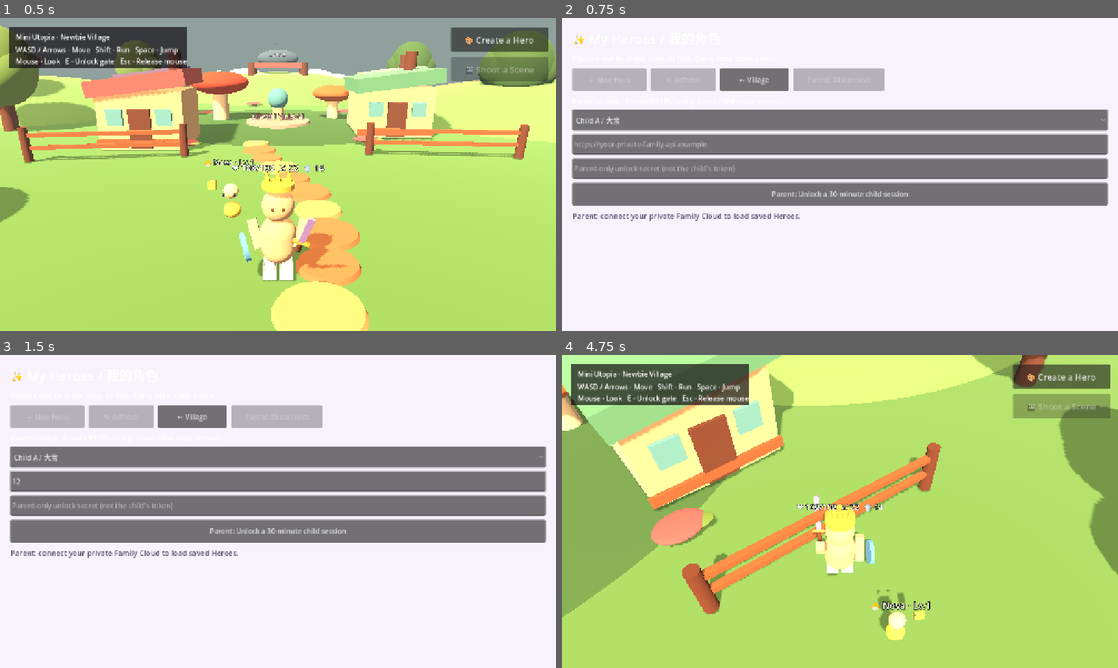
Above: before the commit, frames 1-4 (two rows, left to right).
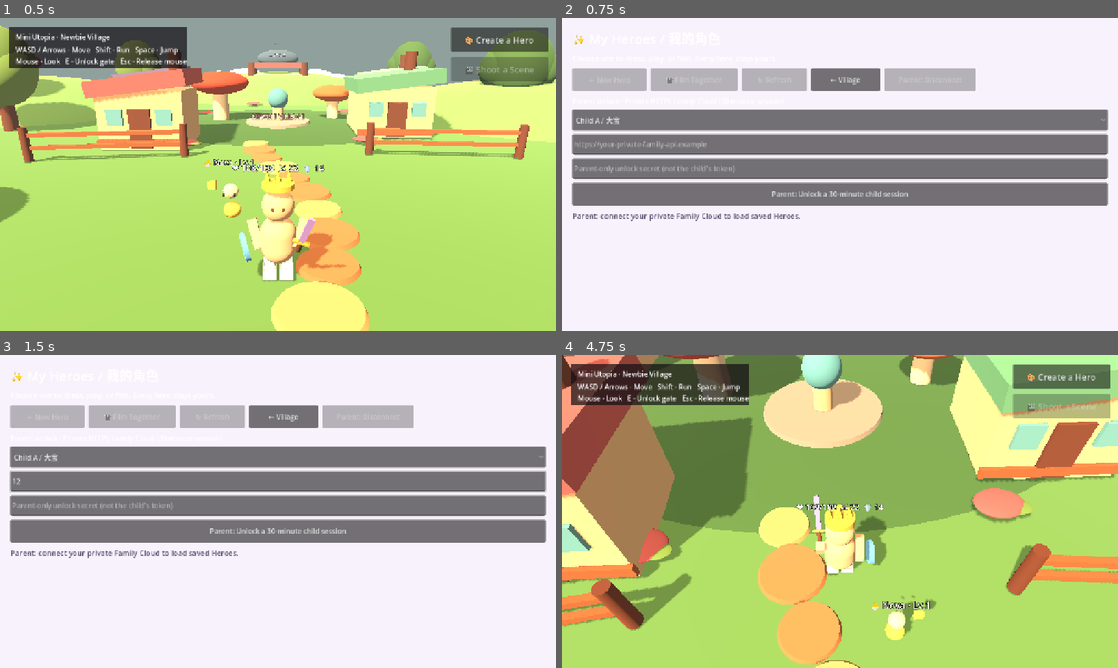
Above: after the commit, the same moments.

Repository: Mrlukahuang/mini-utopia-studio
Game: Godot game, scene res://scenes/main.tscn
The game is run twice, just before and just after one commit, with the same random seed, the same clock (stepped at 60 frames per second) and the same inputs.
Inputs (mouse positions are in pixels of both pictures, inside the frame that each line leads up to):
- Up to frame 1 (0.5 s): no input
- Up to frame 2 (0.75 s): click "🎨 Create a Hero" at 0.5 s
- Up to frame 3 (1.5 s): click (278, 480) at 1.27 s; type "12" at 1.35 s
- Up to frame 4 (4.75 s): click (840, 505) at 1.5 s; type "12" at 1.58 s; click "← Village" at 2 s; tap Enter at 2.75 s; move the mouse to (867, 511) at 2.77 s; hold Shift (run) 2.78-3.53 s; hold W (move_forward) from 2.78 s (still down); click (867, 511) at 2.92 s; tap Space (jump) at 3.02, 3.32, 3.77, 4.07 s; move the mouse to (812, 511) at 3.52 s; tap F (attack) at 3.6 s; click (812, 511) at 3.67 s; tap Shift (run) at 3.8 s; move the mouse to (851, 505) at 4.27 s; hold Shift (run) from 4.28 s (still down); tap E (interact) at 4.35 s; click (851, 505) at 4.42 s

Frame 1 is identical in both runs. In frame 2, 3.2% of the frame differs, in the area x 18-75%, y 16-24%; in frame 3, 3.2%; in frame 4, 63%, in the area x 0-100%, y 0-100%.

Commit message:
family: choose second actor through same-owner GET + equipment verification

Diff:
--- a/godot/scripts/family_hero_library.gd
+++ b/godot/scripts/family_hero_library.gd
@@ -18,6 +18,8 @@
 var new_button: Button
 var refresh_button: Button
 var logout_button: Button
+var shoot_button: Button
+var _pending_cast_character_id := ""
 
 
 func _ready() -> void:
@@ -95,6 +97,14 @@
     new_button.pressed.connect(_on_new_pressed)
     toolbar.add_child(new_button)
 
+    shoot_button = Button.new()
+    shoot_button.name = "ShootWithCastButton"
+    shoot_button.text = "🎬 Film Together"
+    shoot_button.custom_minimum_size = Vector2(200, 52)
+    shoot_button.disabled = true
+    shoot_button.pressed.connect(_on_shoot_together_pressed)
+    toolbar.add_child(shoot_button)
+
     refresh_button = Button.new()
     refresh_button.name = "RefreshButton"
     refresh_button.text = "↻ Refresh"
@@ -177,6 +187,11 @@
     logout_button.disabled = not connected
     refresh_button.disabled = not connected
     new_button.disabled = not connected
+    if not connected:
+        shoot_button.disabled = true
+        _pending_cast_character_id = ""
+    else:
+        _refresh_cast_button()
 
 
 func _on_connect_pressed() -> void:
@@ -253,6 +268,42 @@
         api_input.clear()
         _set_connected(true)
         _refresh_characters()
+        return
+
+    if kind == "character:get" and not _pending_cast_character_id.is_empty():
+        var family := _family_state()
+        if (
+            family == null
+            or not bridge.has_family_session()
+            or String(payload.get("character_id", "")) != _pending_cast_character_id
+            or not family.select_second_cast_character(payload)
+        ):
+            _reset_cast_request()
+            _set_status("That actor isn't available in your private Heroes.", true)
+            return
+        var equipment_error := bridge.get_equipment(_pending_cast_character_id)
+        if equipment_error != OK:
+            _reset_cast_request()
+            family.clear_second_cast()
+            _set_status("Could not load your actor's wardrobe.", true)
+        return
+
+    if kind == "equipment:get" and not _pending_cast_character_id.is_empty():
+        var family := _family_state()
+        var runtime = payload.get("runtime", {})
+        if (
+            family == null
+            or typeof(runtime) != TYPE_DICTIONARY
+            or String(runtime.get("character_asset_id", "")) != _pending_cast_character_id
+            or not family.select_second_cast_equipment(runtime)
+        ):
+            if family != null:
+                family.clear_second_cast()
+            _set_status("Second actor's clothes could not be verified.", true)
+        else:
+            _set_status("Two saved Heroes are ready. Tap 🎬 Film Together!", false)
+        _reset_cast_request()
+        _refresh_cast_button()
         return
 
     if kind != "characters:list" or not bridge.has_family_session():
@@ -288,6 +339,20 @@
         button.pressed.connect(_on_hero_pressed.bind(character_id))
         hero_list.add_child(button)
 
+        var family := _family_state()
+        var primary := (
+            String(family.active_character.get("character_id", ""))
+            if family != null else ""
+        )
+        if not primary.is_empty() and character_id != primary:
+            var cast_button := Button.new()
+            cast_button.name = "Cast_" + character_id
+            cast_button.text = "🎬 Invite " + name + " into my film"
+            cast_button.custom_minimum_size.y = 58
+            cast_button.add_theme_font_size_override("font_size", 18)
+            cast_button.pressed.connect(_on_cast_pressed.bind(character_id))
+            hero_list.add_child(cast_button)
+
     var message := (
         "No saved Heroes yet. Tap ＋ New Hero to create one!"
         if heroes.is_empty()
@@ -315,6 +380,15 @@
         )
         return
 
+    if kind in ["character:get", "equipment:get"] and not _pending_cast_character_id.is_empty():
+        var family := _family_state()
+        if family != null:
+            family.clear_second_cast()
+        _reset_cast_request()
+        _refresh_cast_button()
+        _set_status("The second actor could not be loaded from your account.", true)
+        return
+
     if kind != "characters:list":
         return
     if status_code in [401, 403]:
@@ -329,6 +403,54 @@
     _set_status("Could not load your Heroes. Check the private connection.", true)
 
 
+## Each candidate must be fetched again through the current child's
+## server-scoped GET; never cast directly from a name in a client list.
+func _on_cast_pressed(character_id: String) -> void:
+    var family := _family_state()
+    if (
+        family == null
+        or not family.has_family_connection()
+        or not bridge.has_family_session()
+        or family.active_play_session().is_empty()
+        or character_id == String(family.active_character.get("character_id", ""))
+        or bridge.is_busy()
+    ):
+        _set_status("Select your main saved Hero before adding another actor.", true)
+        return
+    family.clear_second_cast()
+    _refresh_cast_button()
+    _pending_cast_character_id = character_id
+    var error := bridge.get_character(character_id)
+    if error != OK:
+        _reset_cast_request()
+        _set_status("Could not request your second actor.", true)
+        return
+    _set_status("Checking actor and wardrobe in your private account…", false)
+
+
+func _reset_cast_request() -> void:
+    _pending_cast_character_id = ""
+
+
+func _refresh_cast_button() -> void:
+    var family := _family_state()
+    shoot_button.disabled = (
+        family == null
+        or not family.has_family_connection()
+        or family.active_play_session().is_empty()
+        or family.second_cast_play_session().is_empty()
+    )
+
+
+func _on_shoot_together_pressed() -> void:
+    _refresh_cast_button()
+    if shoot_button.disabled:
+        _set_status("Choose another saved Hero from your account first.", true)
+        return
+    Input.mouse_mode = Input.MOUSE_MODE_VISIBLE
+    get_tree().change_scene_to_file("res://scenes/director_stage.tscn")
+
+
 func _on_hero_pressed(character_id: String) -> void:
     var family := _family_state()
     if family == null or not family.open_character(character_id):
@@ -347,6 +469,7 @@
 
 
 func _on_disconnect_pressed() -> void:
+    _reset_cast_request()
     # Proactively revoke the short-lived server token when safe to do so;
     # local disconnect ALWAYS clears memory even if offline or busy.
     if bridge.has_family_session() and not bridge.is_busy():
